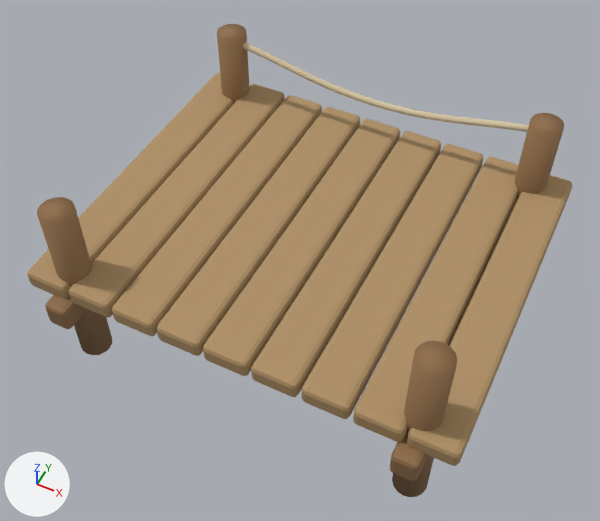
Before and after pictures for a commit that changed the glTF model assets/village/pond_dock.glb.
Camera for both pictures: a camera (50 mm lens) standing at (1.28, -2.71, 3.32) and looking at (-0.02, -0.11, 0.07). The axes (+X, +Y, +Z) are drawn at lower left. The lights are the same throughout. The older version comes first. Where no turn or scale is listed for an object, it has been applied to the vertices.

In view in the first picture: 'DockPlank', 'DockPlank.001', 'DockPlank.002', 'DockPlank.003', 'DockPlank.004', 'DockPlank.005', 'DockPlank.006', 'DockPlank.007', 'DockPlank.008', 'DockPost', 'DockPost.002', 'DockPost.003' and 4 more.
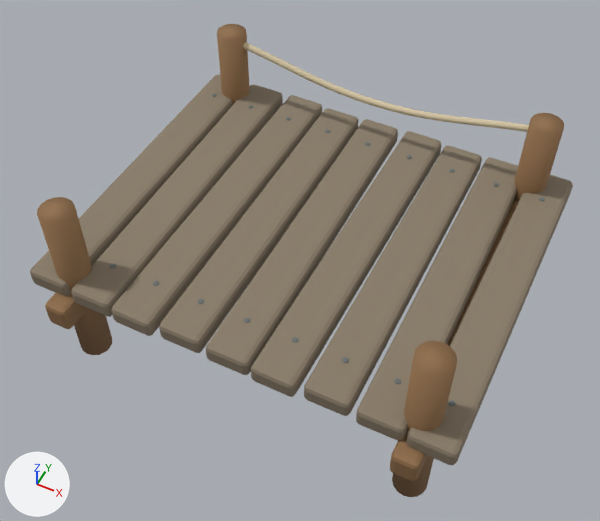
Where the newer file only moved an object's origin or applied its transform, the numbers keep the older frame.

The change, as a diff of the scene's bpy script:
```diff
--- a/assets/village/pond_dock.glb.py
+++ b/assets/village/pond_dock.glb.py
@@ mat_wood_light @@
 mat_wood_light = principled_material('wood_light')
-mat_wood_light.base_color = (0.43, 0.28, 0.13)  # brown #af9065
+mat_wood_light.base_color = (0.25, 0.2, 0.14)  # brown #897c69
 mat_wood_light.roughness = 0.8
@@ ob_docknail_017 @@
+ob_docknail_017 = bpy.data.objects.new('DockNail.017', me_sphere_056)  # a UV sphere (20 segments, 12 rings, poles along z) spanning x -0.015..0.015, y -0.015..0.015, z -0.004..0.004; in mat_iron (grey #696f6f)
+ob_docknail_017.location = (1.0, 0.7, 0.258)
@@ ob_docknail_016 @@
+ob_docknail_016 = bpy.data.objects.new('DockNail.016', me_sphere_055)  # a UV sphere (20 segments, 12 rings, poles along z) spanning x -0.015..0.015, y -0.015..0.015, z -0.004..0.004; in mat_iron (grey #696f6f)
+ob_docknail_016.location = (1.0, -0.7, 0.258)
@@ ob_docknail_015 @@
+ob_docknail_015 = bpy.data.objects.new('DockNail.015', me_sphere_054)  # a UV sphere (20 segments, 12 rings, poles along z) spanning x -0.015..0.015, y -0.015..0.015, z -0.004..0.004; in mat_iron (grey #696f6f)
+ob_docknail_015.location = (0.75, 0.7, 0.258)
@@ ob_docknail_014 @@
+ob_docknail_014 = bpy.data.objects.new('DockNail.014', me_sphere_053)  # a UV sphere (20 segments, 12 rings, poles along z) spanning x -0.015..0.015, y -0.015..0.015, z -0.004..0.004; in mat_iron (grey #696f6f)
+ob_docknail_014.location = (0.75, -0.7, 0.258)
@@ ob_docknail_013 @@
+ob_docknail_013 = bpy.data.objects.new('DockNail.013', me_sphere_052)  # a UV sphere (20 segments, 12 rings, poles along z) spanning x -0.015..0.015, y -0.015..0.015, z -0.004..0.004; in mat_iron (grey #696f6f)
+ob_docknail_013.location = (0.5, 0.7, 0.258)
@@ ob_docknail_012 @@
+ob_docknail_012 = bpy.data.objects.new('DockNail.012', me_sphere_051)  # a UV sphere (20 segments, 12 rings, poles along z) spanning x -0.015..0.015, y -0.015..0.015, z -0.004..0.004; in mat_iron (grey #696f6f)
+ob_docknail_012.location = (0.5, -0.7, 0.258)
@@ ob_docknail_011 @@
+ob_docknail_011 = bpy.data.objects.new('DockNail.011', me_sphere_050)  # a UV sphere (20 segments, 12 rings, poles along z) spanning x -0.015..0.015, y -0.015..0.015, z -0.004..0.004; in mat_iron (grey #696f6f)
+ob_docknail_011.location = (0.25, 0.7, 0.258)
```

Boxes (x1, y1, x2, y2) around the edits, measured in the pictures (600 x 521 px):
'DockPlank.006', recoloured: (304, 146, 482, 416) in both
'DockPlank.005', recoloured: (251, 131, 441, 397) in both
'DockPlank.008', recoloured: (407, 175, 572, 465) in both
'DockPlank.004', recoloured: (206, 119, 398, 375) in both
'DockPlank.007', recoloured: (356, 158, 518, 441) in both
'DockPlank.003', recoloured: (159, 108, 359, 353) in both
'DockPlank.002', recoloured: (112, 95, 322, 336) in both
'DockPlank.001', recoloured: (71, 85, 283, 317) in both
'DockPlank', recoloured: (30, 75, 233, 296) in both
'DockNail.016', added: after (449, 400, 456, 406)
'DockNail.014', added: after (394, 378, 401, 384)
'DockNail.012', added: after (342, 357, 349, 363)
'DockNail.017', added: after (539, 197, 545, 201)
'DockNail.011', added: after (407, 155, 412, 159)
'DockNail.015', added: after (493, 183, 499, 187)
'DockNail.013', added: after (449, 169, 455, 172)
